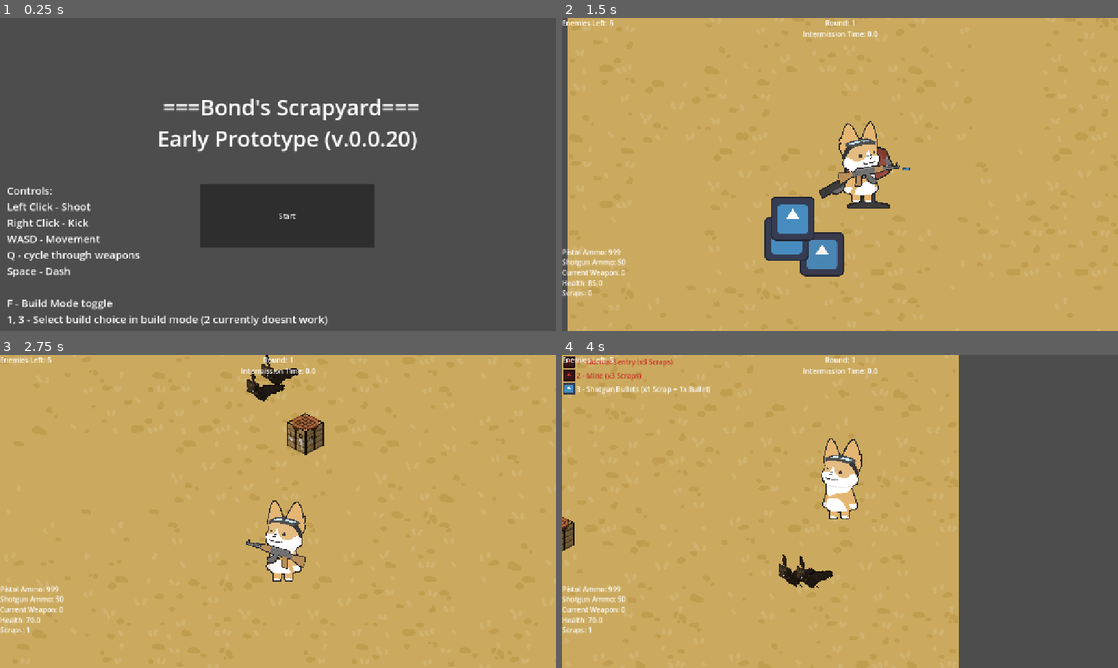
Above: before the commit, frames 1-4 (two rows, left to right).
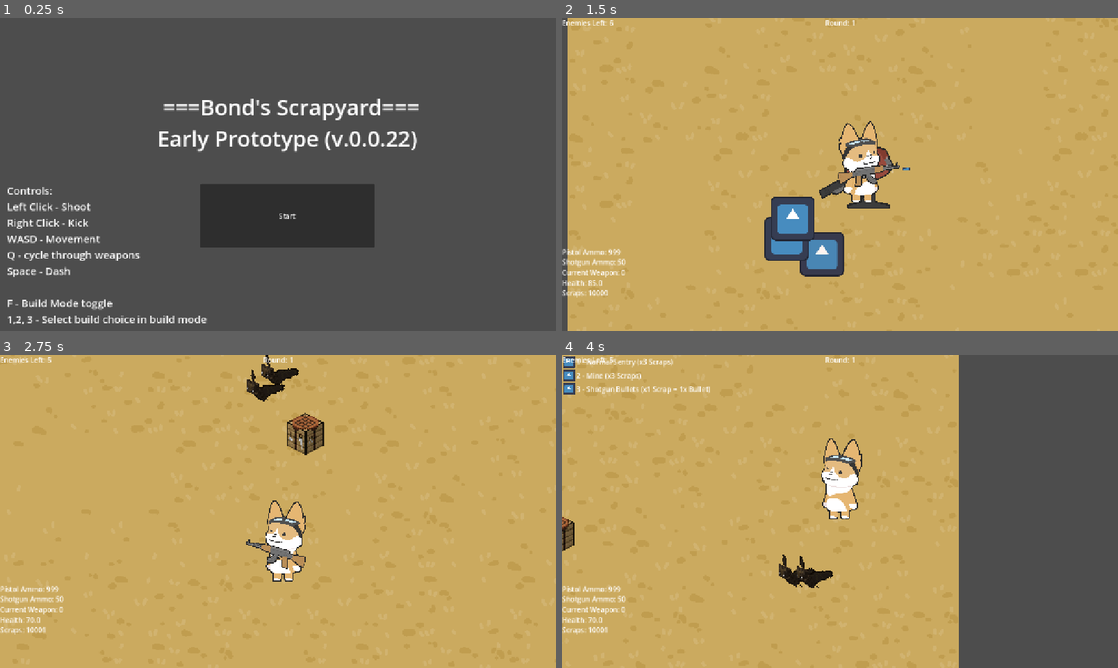
Above: after the commit, the same moments.

Repository: Recsaur/BondScrapyard
Game: Godot game, scene res://Scenes/main_menu.tscn
Same seed, same stepped clock (60 frames per second), same inputs: the game is played once before the commit and once after it. The engine's default icon, where the game draws it, is replaced by a stand-in: a white triangle on a blue panel in a dark square.
Inputs (mouse positions are in pixels of both pictures, inside the frame that each line leads up to):
- Up to frame 1 (0.25 s): no input
- Up to frame 2 (1.5 s): click "Start" at 0.5 s; tap Enter at 1.25 s; move the mouse to (962, 158) at 1.27 s; hold D (right) from 1.28 s (still down); tap 1 (1_Build) at 1.35 s; click (962, 158) at 1.42 s
- Up to frame 3 (2.75 s): move the mouse to (166, 527) at 2.02 s; release D (right) at 2.03 s; hold S (down) from 2.03 s (still down); tap 2 (2_Build) at 2.1 s
- Up to frame 4 (4 s): move the mouse to (895, 442) at 2.77 s; release S (down) at 2.78 s; hold D (right) 2.78-3.53 s; tap 3 (3_Build) at 2.85 s; move the mouse to (812, 574) at 3.52 s; hold W (up) from 3.53 s (still down); tap F (Building) at 3.6 s; click (812, 574) at 3.67 s

The runs differ from the first frame. In frame 1, 0.8% of the frame differs, in the area x 2-74%, y 36-99%; in frame 2, 0.2%; in frame 3, 0.2%; in frame 4, 0.7%.

Commit message:
Made enemy spawning gradually increase after each round, fixed and made rounds increase after each round. Made performance fixes, game runs better now with more objects in the scene.

Diff:
--- a/Assets/landmine.gd
+++ b/Assets/landmine.gd
@@ -9,7 +9,7 @@
 
 # Called every frame. 'delta' is the elapsed time since the previous frame.
 func _process(delta: float) -> void:
-	print(EnemiesInRange.size())
+	#print(EnemiesInRange.size())
 	pass
 
 
@@ -33,11 +33,12 @@
 
 
 func _on_explosion_rad_body_entered(body: Node2D) -> void:
-	if body.is_in_group("Enemy"):
+	if body.is_in_group("Enemy") and EnemiesInRange.size() < 7:
 		EnemiesInRange.append(body)
 	pass # Replace with function body.
 
 
 func _on_explosion_rad_body_exited(body: Node2D) -> void:
-	EnemiesInRange.erase(body)
+	if body.is_in_group("Enemy"):
+		EnemiesInRange.erase(body)
 	pass # Replace with function body.
--- a/Assets/landmine.tscn
+++ b/Assets/landmine.tscn
@@ -55,6 +55,8 @@
 
 [node name="Collision" type="Area2D" parent="."]
 scale = Vector2(1.2817307, 1.2817307)
+collision_layer = 0
+monitorable = false
 
 [node name="CollisionShape2D" type="CollisionShape2D" parent="Collision"]
 shape = SubResource("CircleShape2D_jvsgw")
@@ -65,6 +67,8 @@
 texture = ExtResource("2_o0odp")
 
 [node name="ExplosionRad" type="Area2D" parent="."]
+collision_layer = 0
+monitorable = false
 
 [node name="CollisionShape2D" type="CollisionShape2D" parent="ExplosionRad"]
 scale = Vector2(5.746821, 5.746821)
--- a/Scenes/Characters/bullet.tscn
+++ b/Scenes/Characters/bullet.tscn
@@ -1,28 +1,22 @@
-[gd_scene load_steps=5 format=3 uid="uid://cqrkl458gwh70"]
+[gd_scene load_steps=4 format=3 uid="uid://cqrkl458gwh70"]
 
 [ext_resource type="Script" uid="uid://wtvq4djq31ax" path="res://bullet.gd" id="1_2bm0y"]
 [ext_resource type="Texture2D" uid="uid://ba5xwdoxwbj8x" path="res://Assets/icon.svg" id="2_b54av"]
-
-[sub_resource type="RectangleShape2D" id="RectangleShape2D_quaky"]
-size = Vector2(12, 3.5)
 
 [sub_resource type="RectangleShape2D" id="RectangleShape2D_2bm0y"]
 size = Vector2(14, 4)
 
 [node name="Bullet" type="CharacterBody2D" groups=["PistolBullet"]]
 z_index = 2
-collision_layer = 0
-collision_mask = 4
 script = ExtResource("1_2bm0y")
 
 [node name="Sprite2D" type="Sprite2D" parent="."]
 scale = Vector2(0.10937501, 0.03125)
 texture = ExtResource("2_b54av")
 
-[node name="CollisionShape2D" type="CollisionShape2D" parent="."]
-shape = SubResource("RectangleShape2D_quaky")
-
 [node name="Area2D" type="Area2D" parent="."]
+collision_layer = 0
+monitorable = false
 
 [node name="CollisionShape2D" type="CollisionShape2D" parent="Area2D"]
 shape = SubResource("RectangleShape2D_2bm0y")
--- a/Scenes/Maps/map.gd
+++ b/Scenes/Maps/map.gd
@@ -15,7 +15,7 @@
 	if GameTracker.No_enemies:
 		if $IntermissionTimer.is_stopped():
 			#print("ITS PLAYING OKAY??")
-			$IntermissionTimer.start()
+			$IntermissionTimer.start(15)
 	GameTracker.Enemy_count = enemies_count
 
 func EnemySpawn(Type : String):
@@ -31,12 +31,16 @@
 	pass
 
 func _on_intermission_timer_timeout() -> void:
-	for N_Enemy in range(GameTracker.NEnemyAmt):
+	for N_Enemy in range(int(GameTracker.NEnemyAmt)):
 		EnemySpawn("Normal")
-	for B_Enemy in range(GameTracker.NEnemyAmt):
+	for B_Enemy in range(int(GameTracker.BEnemyAmt)):
 		EnemySpawn("Bat")
+	IncreaseEnemyAmt()
+	GameTracker.Current_round += 1
 	#include an if statement of if rounds are more than liek 3, then allow ranged enemies
 
 func IncreaseEnemyAmt():
+	GameTracker.NEnemyAmt *= 1.5
+	GameTracker.BEnemyAmt *= 1.75
 	#Add here the changing amount of enemy when spawning, call this too for like whern last line of intermission ending
 	pass
--- a/Scenes/main_menu.tscn
+++ b/Scenes/main_menu.tscn
@@ -17,7 +17,7 @@
 offset_right = 965.0
 offset_bottom = 311.0
 text = " ===Bond's Scrapyard===
-Early Prototype (v.0.0.20)"
+Early Prototype (v.0.0.22)"
 label_settings = SubResource("LabelSettings_28flt")
 
 [node name="Play" type="Button" parent="."]
@@ -48,7 +48,7 @@
 Space - Dash
 
 F - Build Mode toggle
-1, 3 - Select build choice in build mode (2 currently doesnt work)"
+1,2, 3 - Select build choice in build mode"
 label_settings = SubResource("LabelSettings_48xlc")
 
 [connection signal="pressed" from="Play" to="." method="_on_play_pressed"]
--- a/Scenes/pellet.tscn
+++ b/Scenes/pellet.tscn
@@ -4,7 +4,7 @@
 [ext_resource type="Texture2D" uid="uid://ba5xwdoxwbj8x" path="res://Assets/icon.svg" id="2_w8cbf"]
 
 [sub_resource type="RectangleShape2D" id="RectangleShape2D_10ex8"]
-size = Vector2(12, 3.5)
+size = Vector2(9, 1.75)
 
 [sub_resource type="RectangleShape2D" id="RectangleShape2D_jjffl"]
 size = Vector2(14, 4)
@@ -23,6 +23,8 @@
 shape = SubResource("RectangleShape2D_10ex8")
 
 [node name="Area2D" type="Area2D" parent="."]
+collision_layer = 0
+monitorable = false
 
 [node name="CollisionShape2D" type="CollisionShape2D" parent="Area2D"]
 shape = SubResource("RectangleShape2D_jjffl")
--- a/Scenes/player_ui.tscn
+++ b/Scenes/player_ui.tscn
@@ -65,3 +65,12 @@
 grow_horizontal = 2
 text = "Intermission"
 horizontal_alignment = 1
+
+[node name="SkipInt" type="Button" parent="."]
+offset_left = 569.0
+offset_top = 56.0
+offset_right = 711.0
+offset_bottom = 87.0
+text = "Skip Intermission"
+
+[connection signal="pressed" from="SkipInt" to="." method="_on_skip_int_pressed"]
--- a/Scenes/scrap.tscn
+++ b/Scenes/scrap.tscn
@@ -17,12 +17,16 @@
 
 [node name="Area2D" type="Area2D" parent="." groups=["Player"]]
 scale = Vector2(-14.783005, -14.783005)
+collision_layer = 0
+monitorable = false
 
 [node name="CollisionShape2D" type="CollisionShape2D" parent="Area2D"]
 scale = Vector2(12.111662, 12.111662)
 shape = SubResource("CircleShape2D_itaa7")
 
 [node name="Collection" type="Area2D" parent="."]
+collision_layer = 0
+monitorable = false
 
 [node name="CollisionShape2D" type="CollisionShape2D" parent="Collection"]
 scale = Vector2(-10.858696, -10.858696)
--- a/Scenes/sentry_bullet.tscn
+++ b/Scenes/sentry_bullet.tscn
@@ -4,7 +4,7 @@
 [ext_resource type="Texture2D" uid="uid://ba5xwdoxwbj8x" path="res://Assets/icon.svg" id="2_4lnr4"]
 
 [sub_resource type="RectangleShape2D" id="RectangleShape2D_ytmvi"]
-size = Vector2(12, 3.5)
+size = Vector2(9, 1.75)
 
 [sub_resource type="RectangleShape2D" id="RectangleShape2D_76xbd"]
 size = Vector2(14, 4)
@@ -22,6 +22,8 @@
 shape = SubResource("RectangleShape2D_ytmvi")
 
 [node name="Area2D" type="Area2D" parent="."]
+collision_layer = 0
+monitorable = false
 
 [node name="CollisionShape2D" type="CollisionShape2D" parent="Area2D"]
 shape = SubResource("RectangleShape2D_76xbd")
--- a/Scripts/GameTracker.gd
+++ b/Scripts/GameTracker.gd
@@ -2,7 +2,7 @@
 
 var player_pos : Vector2
 var player_health = 100.0
-var scrap_amt = 0
+var scrap_amt = 10000
 var Pistol_ammo = 1000
 var Shotgun_ammo = 50
 
--- a/player_ui.gd
+++ b/player_ui.gd
@@ -14,7 +14,7 @@
 
 
 # Called every frame. 'delta' is the elapsed time since the previous frame.
-func _process(delta: float) -> void:
+func _physics_process(delta: float) -> void:
 	PistolAmmo.text = str("Pistol Ammo: ", GameTracker.Pistol_ammo)
 	ShotgunAmmo.text = str("Shotgun Ammo: ", GameTracker.Shotgun_ammo)
 	CurrentWeapon.text = str("Current Weapon: ", get_parent().Current_weapon)
@@ -24,5 +24,21 @@
 	EnemiesLeft.text = str("Enemies Left: ", GameTracker.Enemy_count)
 	print("EY HEre")
 	print(get_parent().get_parent().get_node("IntermissionTimer").time_left)
-	Intermission.text = str("Intermission Time: ", "%0.1f" % get_parent().get_parent().get_node("IntermissionTimer").time_left)
-	pass
+	if get_parent().get_parent().get_node("IntermissionTimer").is_stopped():
+		$Intermission.hide()
+	else:
+		Intermission.text = str("Intermission Time: ", "%0.1f" % get_parent().get_parent().get_node("IntermissionTimer").time_left)
+		$Intermission.show()
+
+	if get_parent().get_parent().get_node("IntermissionTimer").time_left < 5:
+		$SkipInt.hide()
+	else:
+		$SkipInt.show()
+
+func _on_skip_int_pressed() -> void:
+	get_parent().get_parent().get_node("IntermissionTimer").paused = true
+	get_parent().get_parent().get_node("IntermissionTimer").wait_time = 3
+	get_parent().get_parent().get_node("IntermissionTimer").paused = false
+	get_parent().get_parent().get_node("IntermissionTimer").start()
+
+	pass # Replace with function body.
